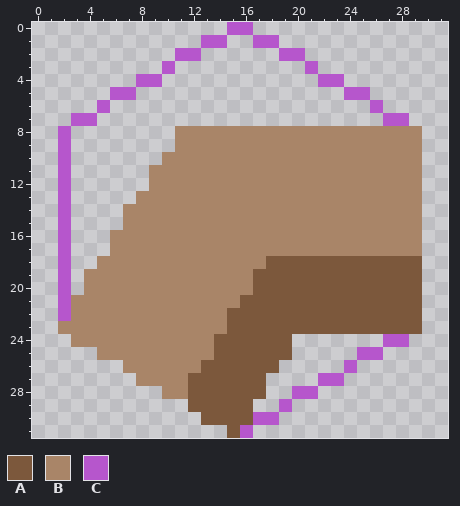
A pixel-art sprite gets an edit: src/main/resources/graphics/wall3/wall3-sw-e.png. Above, as it was before the edit.
The file is 32x32 pixels.
Palette (. is transparent): A #7c583c  B #a98568  C #b656cc
After the commit:
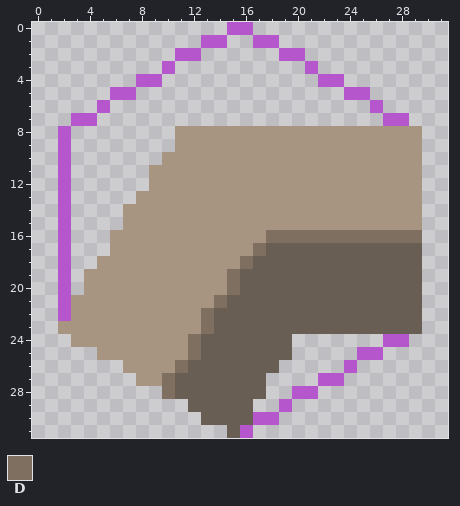
Colours new in this view: D #7e6f60
Difference:
colour A: #7c583c -> #695e53
colour B: #a98568 -> #a79582
Changed rows in their new state; - is a pixel that keeps its letter.
first column x 10:
16 --------DDDDDDDDDDDD
17 -------DAAAAAAAAAAAA
18 ------DA------------
19 -----DA-------------
20 -----DA-------------
21 ----DA--------------
22 ---DA---------------
23 ---DA---------------
24 --DA----------------
25 --DA----------------
26 -DA-----------------
27 DA------------------
28 DA------------------
